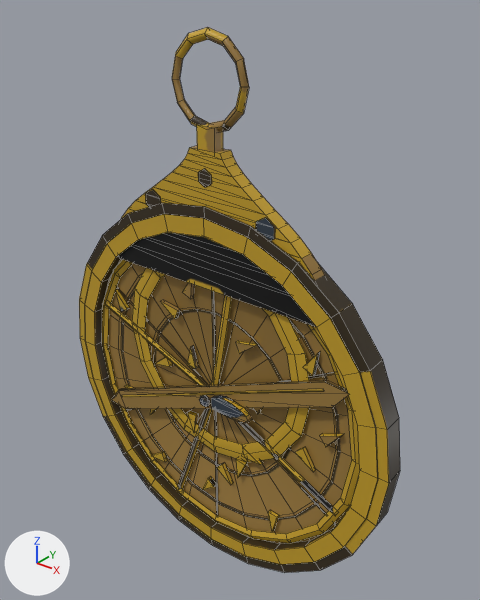
What one commit did to the FBX model Assets/Models/ArtBible/Items/Powder/Astrolabe/Astrolabe.fbx.
Camera for both pictures: a 50 mm camera at (0.206, -0.241, 0.32) aimed at (0.004, 0.011, 0.163). The lights are fixed; the arrows at lower left show +X, +Y and +Z. The picture after the commit comes second. Mesh edges are drawn as thin lines. Vertices at exactly the same position are counted once.

Script lines for the objects in view, before the commit:
```python
me_astrolabe = bpy.data.meshes.new('Astrolabe')
me_astrolabe.from_pydata(...)  # 807 vertices, 816 faces; spans x -0.11..0.11, y -0.017..0.015, z 0.0..0.3
me_astrolabe.materials.append(mat_astrolabe)
ob_astrolabe = bpy.data.objects.new('Astrolabe', me_astrolabe)
ob_astrolabe.location = (0.0, 0.0, 0.0)
```
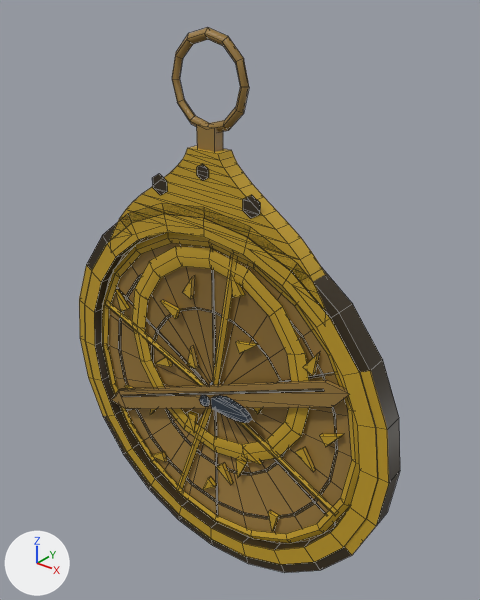
What differs and where, as boxes (x1, y1, x2, y2) in the pictures (480 x 600 px; the box of a moved part takes in the faces that stretch with it):
part 1 of me_astrolabe, moved or reshaped: before (198, 169, 211, 187); after (243, 195, 260, 218)
part 2 of me_astrolabe, moved or reshaped: before (119, 146, 324, 327); after (110, 146, 326, 311)
part 3 of me_astrolabe, surface changed: (94, 27, 373, 554) in both

What changed in the scene script:
```text
Change me_astrolabe:
    used by ob_astrolabe; location = (0.0, 0.0, 0.0)
    remove me_astrolabe.from_pydata(...)  # 807 vertices, 816 faces; spans x -0.11..0.11, y -0.017..0.015, z 0.0..0.3
    add me_astrolabe.from_pydata(...)  # 817 vertices, 831 faces; spans x -0.11..0.11, y -0.017..0.015, z 0.0..0.3
    me_astrolabe part 1: the loose piece of 12 vertices spanning x -0.004..0.004, y -0.01, z 0.229..0.238 is moved by (0.029, -0.001, -0.008)
    me_astrolabe part 2
    8 vertices are removed from x -0.071..0.071, y -0.01..-0.002, z 0.176..0.213
    31 faces are deleted
    20 vertices in x -0.062..0.062, y -0.01, z 0.201..0.247 move by (0.0, -0.002, 0.0)
    26 vertices move from x -0.066..0.041, y -0.01..-0.002, z 0.176..0.222 to x -0.071..0.003, y -0.012..-0.002, z 0.179..0.241
    6 vertices are added at (-0.052, -0.012, 0.194), (-0.027, -0.012, 0.205), (0.0, -0.012, 0.209), (0.027, -0.012, 0.205), (0.052, -0.012, 0.194), (0.071, -0.012, 0.179)
    6 new vertices lie (0.0, -0.01, 0.0) away from vertices in x -0.071..0.071, y -0.002, z 0.187..0.213
    6 new vertices lie (0.0, 0.01, 0.0) away from vertices in x -0.052..0.071, y -0.012, z 0.179..0.209
    46 new faces join them
    me_astrolabe part 3: 361 kept faces spanning x -0.11..0.11, y -0.017..0.015, z 0.0..0.3 get new texture (UV) coordinates
```
